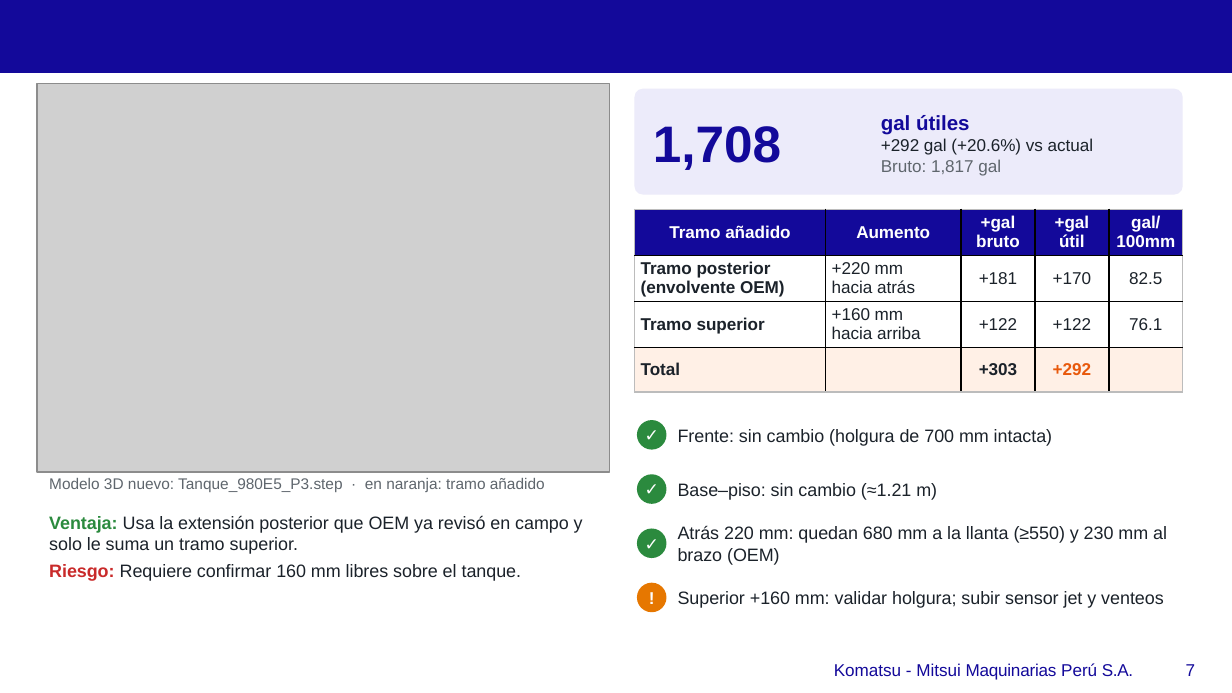
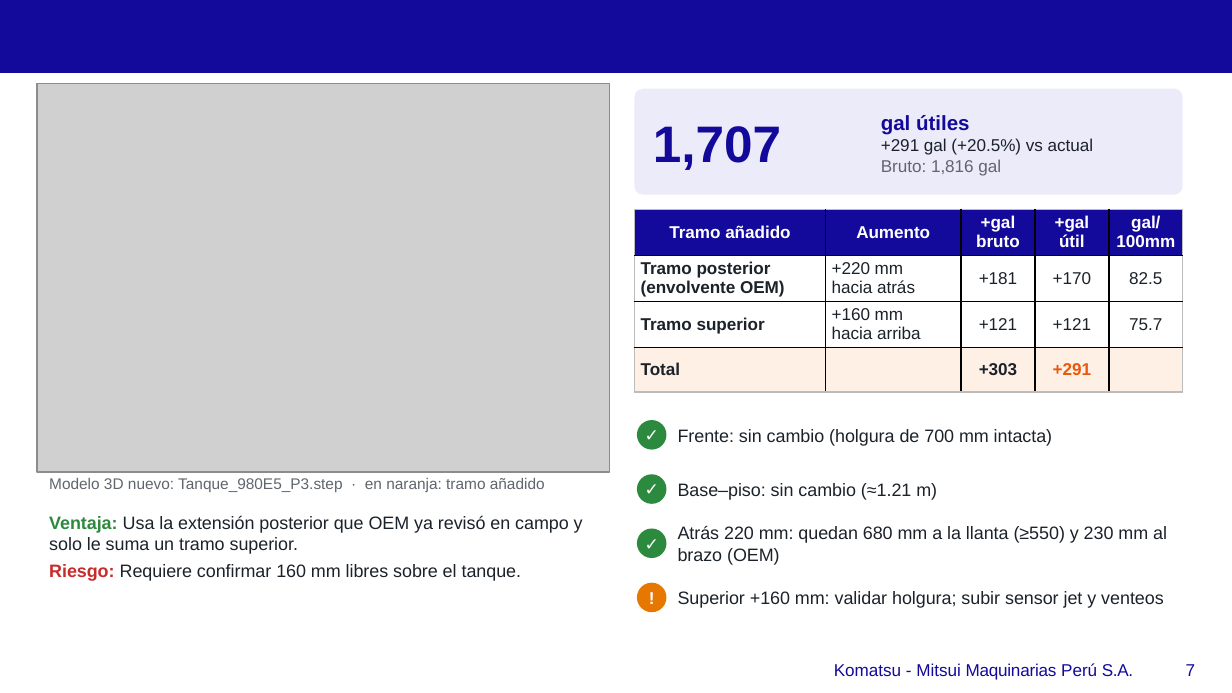
Before and after one commit to scedillo-wq/TanqueComb, a slide deck: slide 7 of Presentacion_Ampliacion_Tanque_980E5_1700gal.pptx. Drawn at 1232x693 pixels with LibreOffice and Linux fonts; fonts in the diff are those of the drawing; grey boxes stand for pictures; background and template pictures are left out. Boxes give left, top, right and bottom in pixels: in the first picture for what was removed or moved away, otherwise in the second. Text is boxed around its words. In the diff, an @@ line names an element or a change of style, - is before the commit and + after.

```diff
--- a/Presentacion_Ampliacion_Tanque_980E5_1700gal.pptx
+++ b/Presentacion_Ampliacion_Tanque_980E5_1700gal.pptx
@@ text at bbox=[653, 126, 781, 170]: text changed @@
-1,708
+1,707
@@ text at bbox=[881, 138, 1094, 176]: text changed @@
-+292 gal (+20.6%) vs actual
-Bruto: 1,817 gal
++291 gal (+20.5%) vs actual
+Bruto: 1,816 gal
@@ table at bbox=[634, 209, 1183, 387] @@
-row 3: Tramo superior | +160 mm / hacia arriba | +122 | +122 | 76.1
+row 3: Tramo superior | +160 mm / hacia arriba | +121 | +121 | 75.7
-row 4, column 4: +292
+row 4, column 4: +291
```
Also in this commit, not shown: 6 other slides changed, 5 other files.
